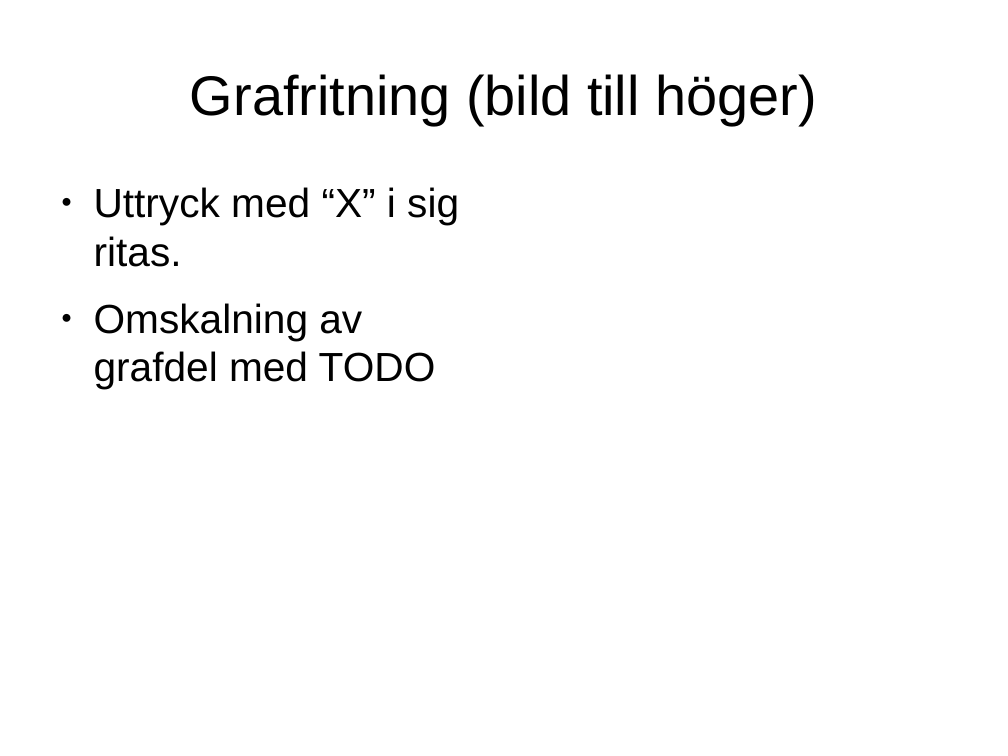
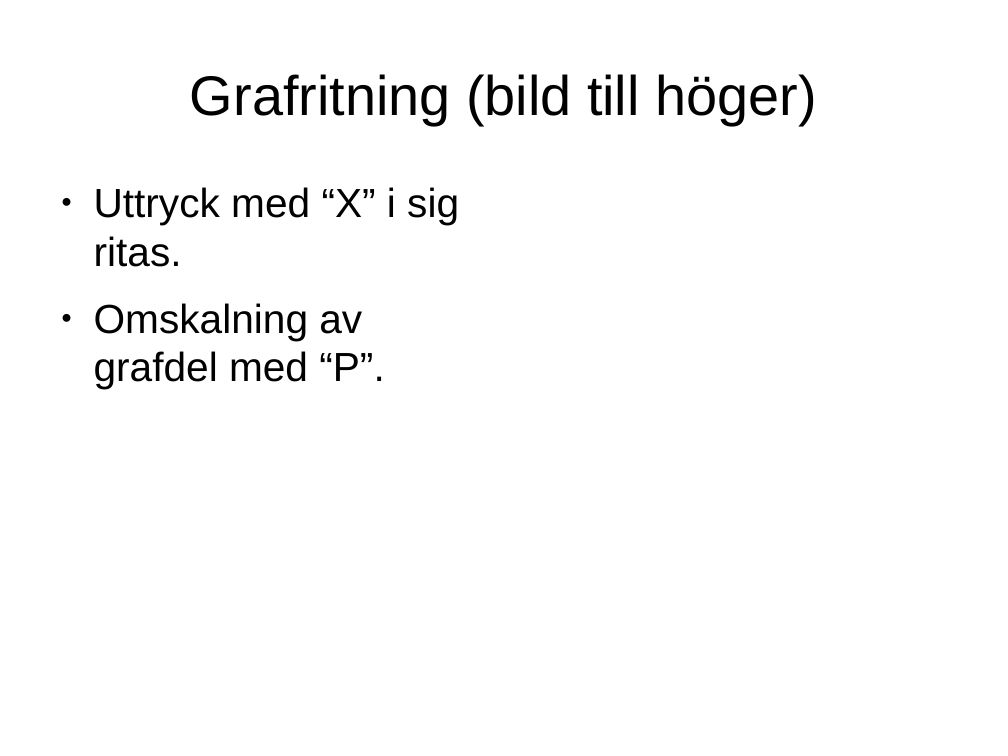
Before and after one commit to Jethro95/TSEA83_Graphing_Calculator, a slide deck: slide 6 of presentation/pp.odp (slide 15 before the commit). Drawn at 1008x756 pixels with LibreOffice and Linux fonts; fonts in the diff are those of the drawing. Boxes give left, top, right and bottom in pixels: in the first picture for what was removed or moved away, otherwise in the second. Text is boxed around its words. In the diff, an @@ line names an element or a change of style, - is before the commit and + after.

```diff
--- a/presentation/pp.odp
+++ b/presentation/pp.odp
@@ text at (94,303,384,389): text changed @@
-● Omskalning av grafdel med TODO
+● Omskalning av grafdel med “P”.
```
Also in this commit, not shown: 5 other slides changed, 1 other file.
